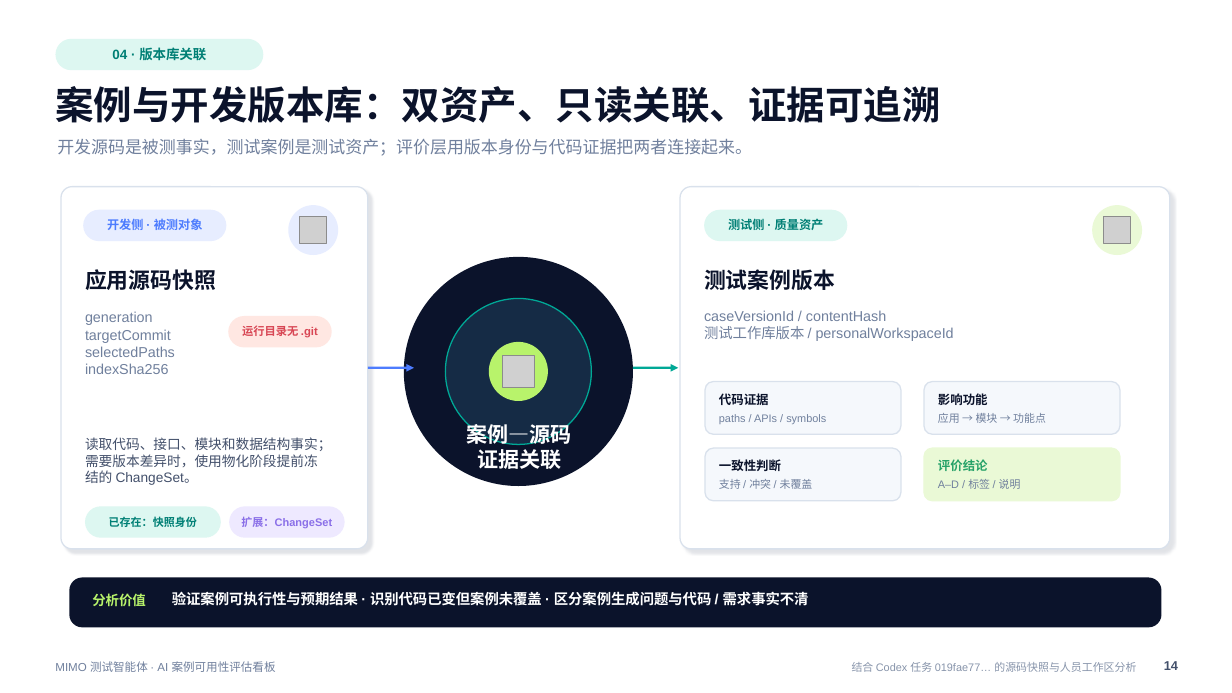
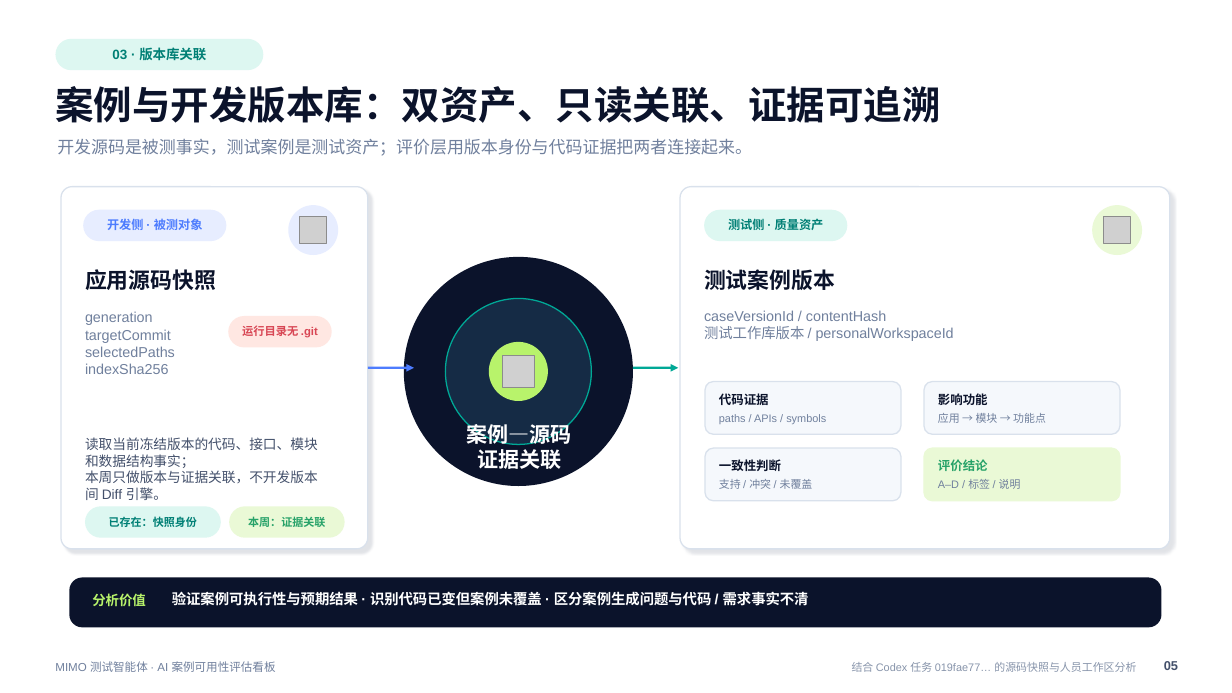
Before and after one commit to RKK222/intelligent-test-agent, a slide deck: slide 5 of artifacts/ai-case-usability-opening/AI案例可用性评估看板-开题汇报.pptx (slide 14 before the commit). Drawn at 1232x693 pixels with LibreOffice and Linux fonts; fonts in the diff are those of the drawing; grey boxes stand for pictures. Boxes give left, top, right and bottom in pixels: in the first picture for what was removed or moved away, otherwise in the second. Text is boxed around its words. In the diff, an @@ line names an element or a change of style, - is before the commit and + after.

```diff
--- a/artifacts/ai-case-usability-opening/AI案例可用性评估看板-开题汇报.pptx
+++ b/artifacts/ai-case-usability-opening/AI案例可用性评估看板-开题汇报.pptx
@@ text at bbox=[112, 47, 206, 60]: text changed @@
-04 · 版本库关联
+03 · 版本库关联
@@ text at bbox=[85, 437, 318, 500]: text changed @@
-读取代码、接口、模块和数据结构事实；
-需要版本差异时，使用物化阶段提前冻结的 ChangeSet。
+读取当前冻结版本的代码、接口、模块和数据结构事实；
+本周只做版本与证据关联，不开发版本间 Diff 引擎。
@@ rounded rectangle at bbox=[229, 506, 345, 538]: fill #EEE9FF to #EAF9D6 @@
@@ text at bbox=[248, 516, 325, 527]: text changed; text colour #8A6FE8 to #27A269 @@
-扩展：ChangeSet
+本周：证据关联
@@ text at bbox=[1164, 661, 1178, 670]: text changed @@
-14
+05
```
Also in this commit, not shown: 4 other slides changed, 2 slides added, 11 slides removed, 2 other files.
